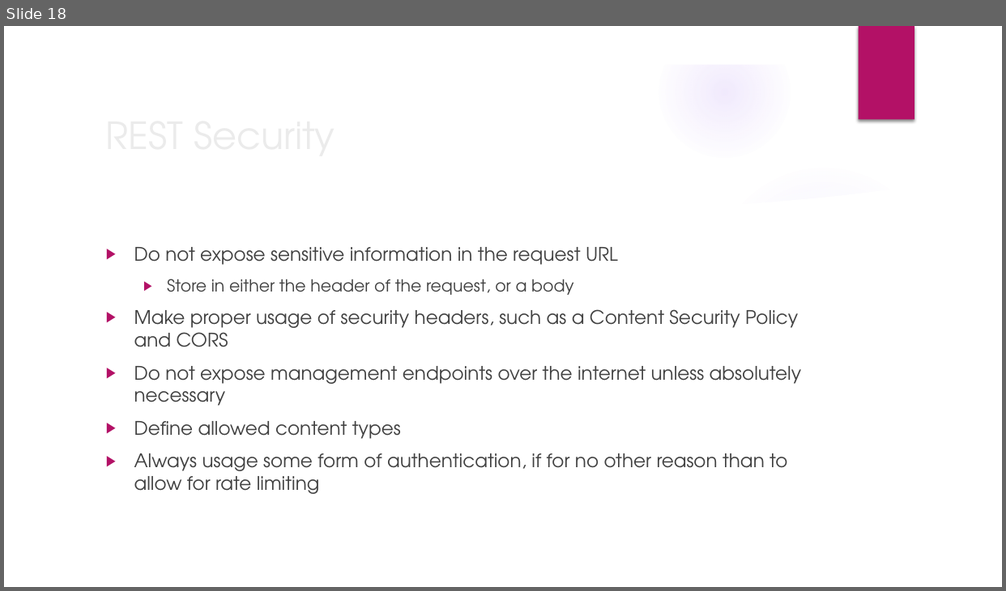
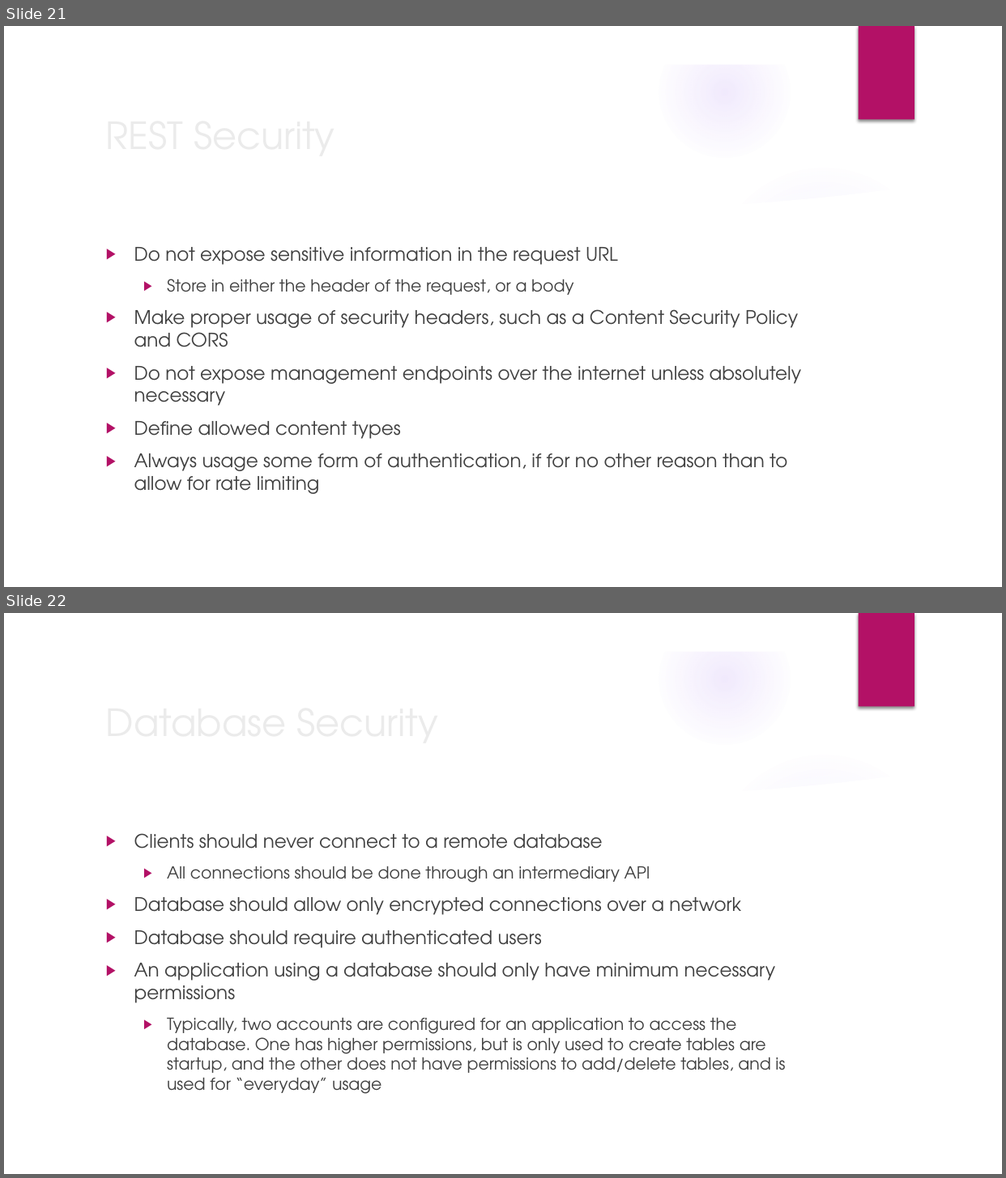
Before and after one commit to nicleary/The-Missing-Semester-CSUOhio, a slide deck: lessons/Fundamental_Concepts_of_AppSec/AppSecLecture.pptx. Shown one above the other, each under a label of ours: slide 18 before the commit, slides 21 and 22 after it. The pictures are 1006x591 and 1006x1178 pixels, drawn with LibreOffice and Linux fonts; fonts in the diff are those of the drawing; background and template pictures are left out. Boxes give left, top, right and bottom in pixels: in the first picture for what was removed or moved away, otherwise in the second. Text is boxed around its words. In the diff, an @@ line names an element or a change of style, - is before the commit and + after.

```diff
--- a/lessons/Fundamental_Concepts_of_AppSec/AppSecLecture.pptx
+++ b/lessons/Fundamental_Concepts_of_AppSec/AppSecLecture.pptx
@@ slide 22 added at (4,613,1002,1174), background picture (left out); not listed: 9 template elements that a slide beside it also shows @@
@@ title added at (98,692,816,750), 36 pt, text #EBEBEB @@
+Database Security
@@ text added at (134,833,785,1094), 16 pt, text #404040 @@
+▶ Clients should never connect to a remote database
+  ▶ All connections should be done through an intermediary API
+▶ Database should allow only encrypted connections over a network
+▶ Database should require authenticated users
+▶ An application using a database should only have minimum necessary permissions
+  ▶ Typically, two accounts are configured for an application to access the database. One has higher permissions, but is only used to create tables are startup, and the other does not have permissions to add/delete tables, and is used for “everyday” usage
@@ what was slide 18 is now slide 21 @@
```
Also in this commit, not shown: 3 other slides added, 11 other files.
